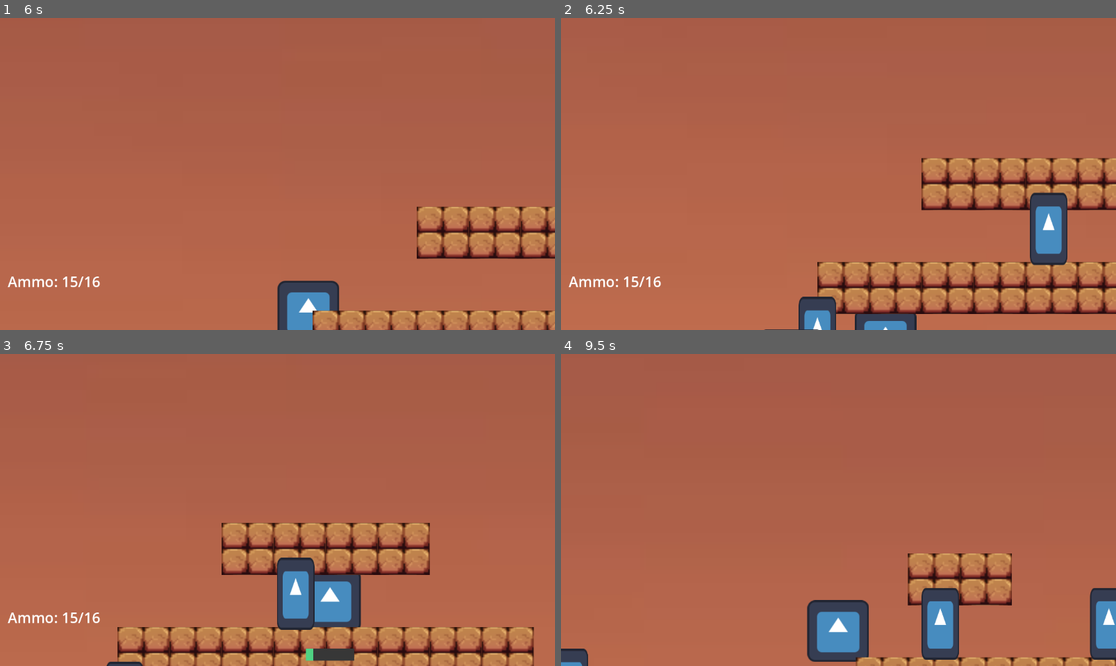
Above: before the commit, frames 1-4 (two rows, left to right).
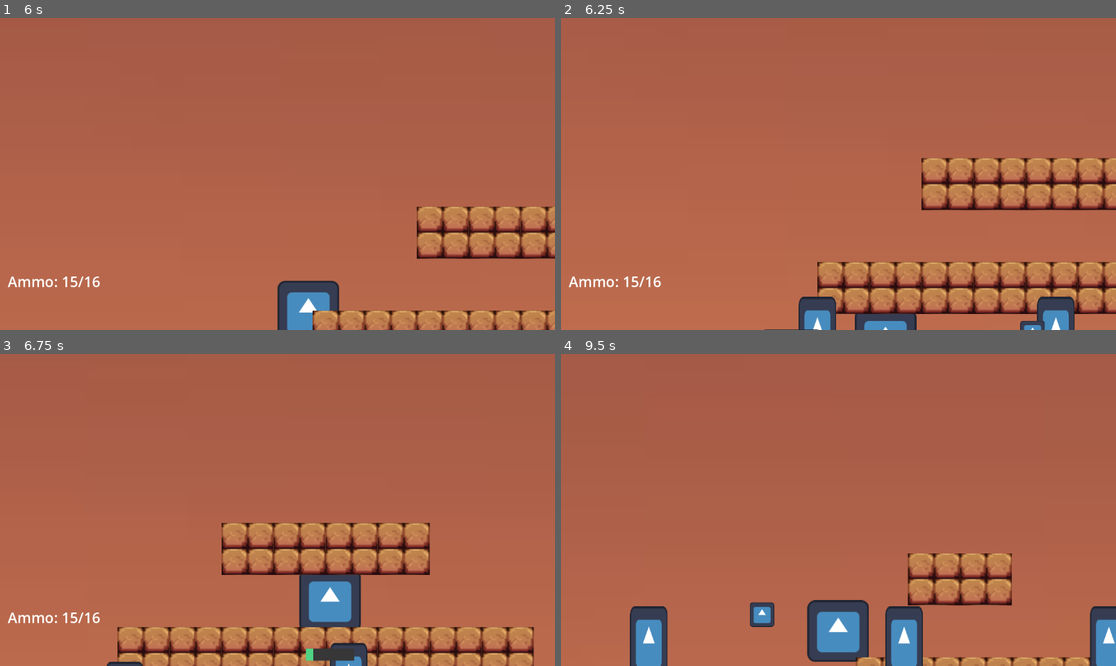
Above: after the commit, the same moments.

Repository: dzfrias/gladiator
Game: Godot game, scene res://scenes/level_playtest.tscn
Same seed, same stepped clock (60 frames per second), same inputs: the game is played once before the commit and once after it. This scene is started directly instead of the project's main scene. The engine's default icon, where the game draws it, is replaced by a stand-in: a white triangle on a blue panel in a dark square.
Inputs (mouse positions are in pixels of both pictures, inside the frame that each line leads up to):
- Up to frame 1 (6 s): move the mouse to (249, 236) at 0.52 s; hold S (crouch) 0.53-1.28 s; hold D (right) 0.53-2.03 s; tap Space (jump) at 0.77, 1.07, 1.52, 1.82, 3.02, 3.32, 3.77, 4.07, 4.52, 4.82 s; move the mouse to (444, 220) at 1.27 s; click (444, 220) at 1.35 s; move the mouse to (111, 127) at 2.02 s; hold E (roll) 2.03-2.78 s; hold A (left) 2.03-4.28 s; move the mouse to (305, 174) at 2.77 s; tap Q (toggle_weapon) at 2.85, 5.85 s; move the mouse to (194, 96) at 3.52 s; hold S (crouch) 3.53-4.28 s; tap Enter at 4.25 s; move the mouse to (399, 158) at 4.27 s; hold D (right) from 4.28 s (still down); click (399, 158) at 4.35 s; move the mouse to (166, 189) at 5.02 s; hold E (roll) 5.03-5.78 s; move the mouse to (333, 105) at 5.77 s
- Up to frame 2 (6.25 s): keep holding D (right); tap Space (jump) at 6.02 s
- Up to frame 3 (6.75 s): keep holding D (right); tap Space (jump) at 6.32 s; move the mouse to (249, 572) at 6.52 s; hold S (crouch) from 6.53 s (still down)
- Up to frame 4 (9.5 s): tap Space (jump) at 6.77, 7.07, 7.52, 7.82, 9.02, 9.32 s; move the mouse to (1005, 556) at 7.27 s; release S (crouch) at 7.28 s; click (1005, 556) at 7.35 s; move the mouse to (672, 463) at 8.02 s; release D (right) at 8.03 s; hold E (roll) 8.03-8.78 s; hold A (left) from 8.03 s (still down); move the mouse to (866, 510) at 8.77 s; tap Q (toggle_weapon) at 8.85 s

Frame 1 is identical in both runs. In frame 2, 2.4% of the frame differs, in the area x 82-93%, y 55-100%; in frame 3, 1.8%; in frame 4, 5.5%, in the area x 0-100%, y 75-100%.
Error in both runs: Invalid assignment of property or key 'position' with value of type 'Vector2' on a base object of type 'Nil'. (res://scripts/player/player.gd:59)

Commit message:
add ability for enemies to drop from platforms

Diff:
--- a/scenes/level_playtest.tscn
+++ b/scenes/level_playtest.tscn
@@ -287,35 +287,35 @@
 
 [node name="EnemyGroup" type="Node2D" parent="."]
 
-[node name="Shooter" parent="." instance=ExtResource("6_akhvg")]
+[node name="Shooter" parent="EnemyGroup" instance=ExtResource("6_akhvg")]
 position = Vector2(-335, -298)
 
-[node name="Shooter2" parent="." instance=ExtResource("6_akhvg")]
+[node name="Shooter2" parent="EnemyGroup" instance=ExtResource("6_akhvg")]
 position = Vector2(-1130, -80)
 
-[node name="Shooter3" parent="." instance=ExtResource("6_akhvg")]
+[node name="Shooter3" parent="EnemyGroup" instance=ExtResource("6_akhvg")]
 position = Vector2(1375, -81)
 
-[node name="Shooter4" parent="." instance=ExtResource("6_akhvg")]
+[node name="Shooter4" parent="EnemyGroup" instance=ExtResource("6_akhvg")]
 position = Vector2(940, -291)
 
-[node name="Shooter5" parent="." instance=ExtResource("6_akhvg")]
+[node name="Shooter5" parent="EnemyGroup" instance=ExtResource("6_akhvg")]
 position = Vector2(2531, -397)
 
-[node name="Shooter6" parent="." instance=ExtResource("6_akhvg")]
+[node name="Shooter6" parent="EnemyGroup" instance=ExtResource("6_akhvg")]
 position = Vector2(3326, -287)
 
-[node name="Node2D" parent="." instance=ExtResource("5_jrgqa")]
+[node name="Node2D" parent="EnemyGroup" instance=ExtResource("5_jrgqa")]
 position = Vector2(-1372, -62)
 
-[node name="Node2D2" parent="." instance=ExtResource("5_jrgqa")]
+[node name="Node2D2" parent="EnemyGroup" instance=ExtResource("5_jrgqa")]
 position = Vector2(635, -25)
 
-[node name="Node2D3" parent="." instance=ExtResource("5_jrgqa")]
+[node name="Node2D3" parent="EnemyGroup" instance=ExtResource("5_jrgqa")]
 position = Vector2(1662, -136)
 
-[node name="Node2D4" parent="." instance=ExtResource("5_jrgqa")]
+[node name="Node2D4" parent="EnemyGroup" instance=ExtResource("5_jrgqa")]
 position = Vector2(3008, -54)
 
-[node name="Node2D5" parent="." instance=ExtResource("5_jrgqa")]
+[node name="Node2D5" parent="EnemyGroup" instance=ExtResource("5_jrgqa")]
 position = Vector2(2715, -374)
--- a/scenes/platform_detection.tscn
+++ b/scenes/platform_detection.tscn
@@ -6,12 +6,10 @@
 size = Vector2(346, 155.5)
 
 [node name="PlatformDetection" type="Area2D"]
-visible = false
-position = Vector2(0, -123)
 collision_layer = 0
 collision_mask = 32
 script = ExtResource("1_70t1c")
 
 [node name="CollisionShape2D" type="CollisionShape2D" parent="."]
-position = Vector2(0, -44.25)
+position = Vector2(0, -200)
 shape = SubResource("RectangleShape2D_6f3ii")
--- a/scenes/wolf.tscn
+++ b/scenes/wolf.tscn
@@ -60,3 +60,4 @@
 shape = SubResource("CircleShape2D_wpl7i")
 
 [node name="PlatformDetection" parent="." instance=ExtResource("6_2w8ig")]
+visible = true
--- a/scripts/enemies/shooter.gd
+++ b/scripts/enemies/shooter.gd
@@ -49,6 +49,11 @@
 
 			if Player.Instance.is_on_platform() and Player.Instance.get_platform_height() < global_position.y and is_on_floor() and _platform_detection._detect_platform():
 				velocity.y = jump_height
+
+			if !Player.Instance.is_on_platform() and _platform_detection.is_on_platform():
+				set_collision_mask_value(Constants.PLATFORM_LAYER_NUMBER, false)
+			else:
+				set_collision_mask_value(Constants.PLATFORM_LAYER_NUMBER, true)
 
 			var xdist := _tracking.position.x - position.x
 			var direction := signf(xdist)
--- a/scripts/enemies/wolf.gd
+++ b/scripts/enemies/wolf.gd
@@ -50,6 +50,11 @@
 			var direction := signf(dist)
 			if Player.Instance.is_on_platform() and Player.Instance.get_platform_height() < global_position.y and is_on_floor() and _platform_detection._detect_platform():
 				velocity.y = jump_height
+
+			if !Player.Instance.is_on_platform() and _platform_detection.is_on_platform():
+				set_collision_mask_value(Constants.PLATFORM_LAYER_NUMBER, false)
+			else:
+				set_collision_mask_value(Constants.PLATFORM_LAYER_NUMBER, true)
 
 			if abs(dist) <= attack_distance:
 				if !Player.Instance.is_on_platform() or (_platform_detection.is_on_platform() and Player.Instance.get_platform_height() == _platform_detection.get_platform_height()):
